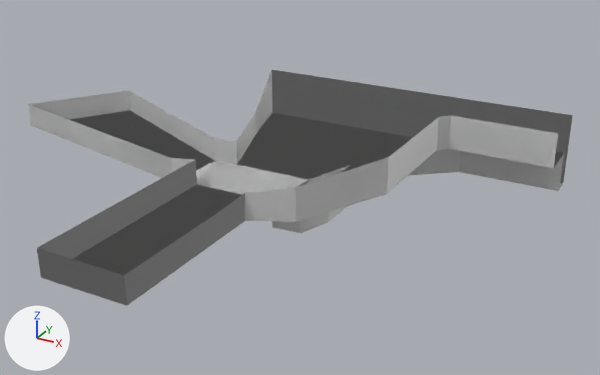
An edit to the glTF model Worlds/GreenPlanet/Levels/Cave/cave_level.glb, drawn before and after from the same camera.
Camera for both pictures: a 50 mm camera at (75.2, -82.2, 60.0) aimed at (8.4, 39.1, -0.7). Lighting does not change. The marker at lower left points along +X, +Y and +Z. The picture after the commit comes second. Vertices at exactly the same position are counted once.
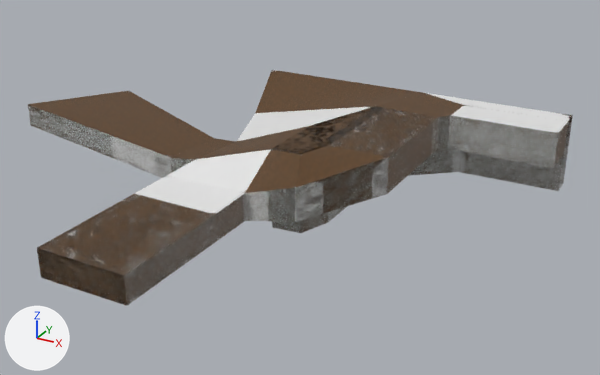
Boxes [x1, y1, x2, y2] around the edits, measured in the pictures (600 x 375 px):
part 1 of me_plane, added (brown)
    after: [28, 70, 573, 306]
part 2 of me_plane_001, added
    after: [40, 70, 571, 275]

The change in detail:
Picture 'dirt' (img_dirt) is new.
Material 'CaveWall' (mat_cavewall) is new.
Its texture is img_dirt.
me_plane is used by ob_plane; location (0.0, 0.0, 0.0).
me_plane had 60 vertices, 92 faces and spanned x -60.0..48.3, y -8.5..74.1, z -5.0..9.7.
me_plane now has 16433 vertices, 32768 faces and spans x -60.0..48.3, y -8.5..74.1, z -5.0..9.7.
me_plane part 1: 16373 vertices added at x -60.0..48.3, y -8.5..74.1, z -5.0..9.7.
me_plane gains material mat_cavewall (picture img_dirt).
me_plane_001 is used by ob_plane_col; location (0.0, 0.0, 0.0).
me_plane_001 had 60 vertices, 92 faces and spanned x -60.0..48.3, y -8.5..74.1, z -5.0..9.7.
me_plane_001 now has 68 vertices, 128 faces and spans x -60.0..48.3, y -8.5..74.1, z -5.0..9.7.
Part 2, on me_plane_001:
8 vertices are added at x 7.9..48.2, y 30.1..69.9, z 9.3..9.7.
36 new faces join them.
